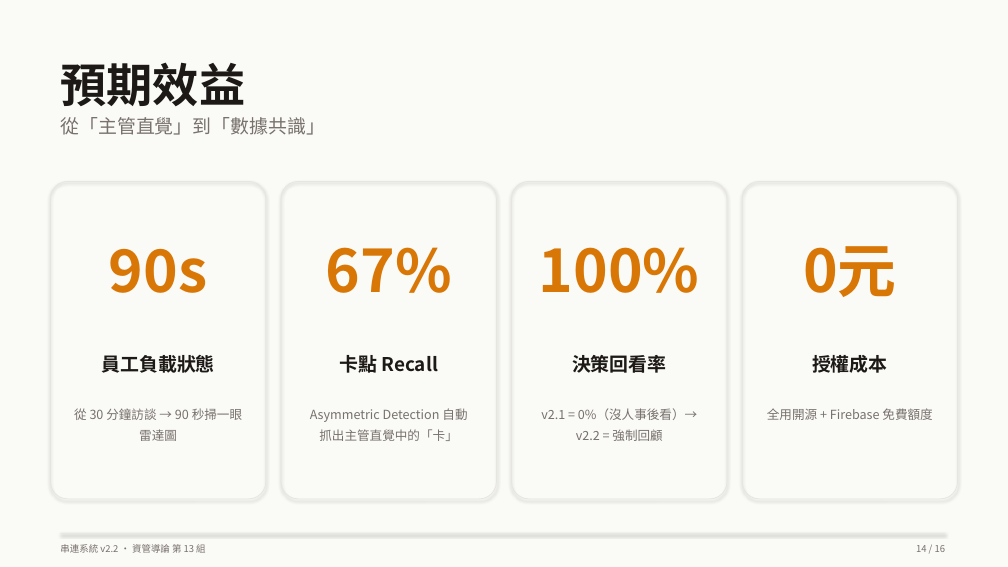
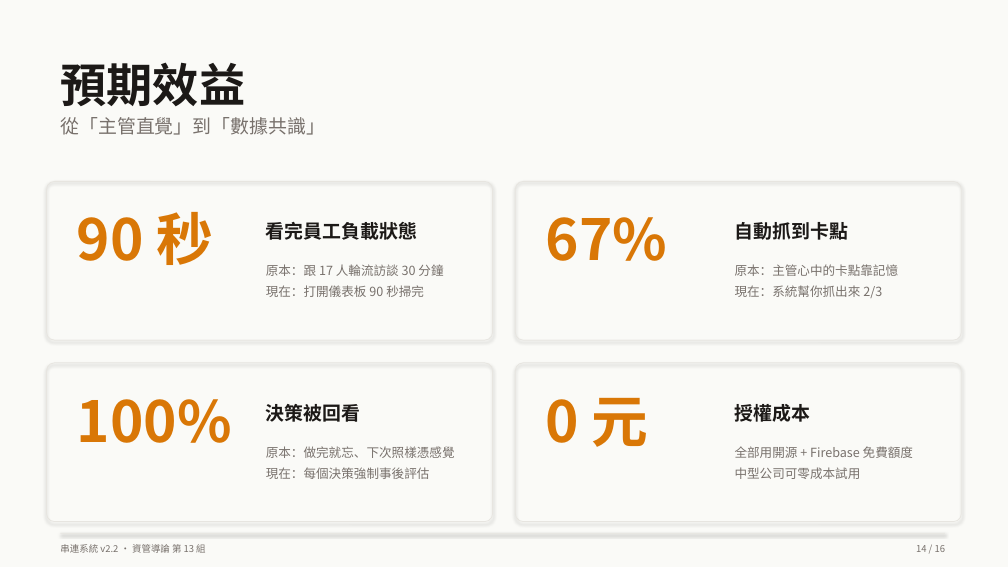
Before and after one commit to Peter2594/chuanlien-system-v2, a slide deck: slide 14 of docs/串連系統_簡報.pptx. Drawn at 1008x567 pixels with LibreOffice and Linux fonts; fonts in the diff are those of the drawing. Boxes give left, top, right and bottom in pixels: in the first picture for what was removed or moved away, otherwise in the second. Text is boxed around its words. In the diff, an @@ line names an element or a change of style, - is before the commit and + after.

```diff
--- a/docs/串連系統_簡報.pptx
+++ b/docs/串連系統_簡報.pptx
@@ rounded rectangle resized from (x1=51, y1=181, x2=266, y2=499) to (x1=47, y1=181, x2=493, y2=340) @@
@@ rounded rectangle resized from (x1=281, y1=181, x2=497, y2=499) to (x1=516, y1=181, x2=962, y2=340) @@
@@ text "67%" moved from (x1=326, y1=247, x2=452, y2=293) to (x1=546, y1=217, x2=668, y2=261) @@
@@ text "67%" at (x1=546, y1=217, x2=668, y2=261): size 56 to 54 pt; alignment centre to left; line spacing 1.2 to 1 @@
@@ text at (x1=77, y1=212, x2=214, y2=265): text changed; size 56 to 54 pt @@
-90s
+90 秒
@@ text at (x1=266, y1=222, x2=417, y2=240): text changed @@
-員工負載狀態
+看完員工負載狀態
@@ text at (x1=735, y1=222, x2=848, y2=240): text changed @@
-卡點 Recall
+自動抓到卡點
@@ text at (x1=266, y1=264, x2=443, y2=297): text changed @@
-從 30 分鐘訪談 → 90 秒掃一眼雷達圖
+原本：跟 17 人輪流訪談 30 分鐘
+現在：打開儀表板 90 秒掃完
@@ text at (x1=735, y1=264, x2=899, y2=298): text changed @@
-Asymmetric Detection 自動抓出主管直覺中的「卡」
+原本：主管心中的卡點靠記憶
+現在：系統幫你抓出來 2/3
@@ text removed at (x1=803, y1=246, x2=897, y2=297) @@
-0元
@@ proportions changed in 4 elements at (x1=47, y1=181, x2=493, y2=340), (x1=516, y1=363, x2=962, y2=522), (x1=516, y1=181, x2=962, y2=340), (x1=47, y1=363, x2=493, y2=522) @@
@@ rounded rectangle resized from (x1=512, y1=181, x2=727, y2=499) to (x1=47, y1=363, x2=493, y2=522) @@
@@ text "100%" at (x1=77, y1=399, x2=232, y2=443): size 56 to 54 pt; alignment centre to left; line spacing 1.2 to 1 @@
@@ text "100%" moved from (x1=539, y1=247, x2=700, y2=293) to (x1=77, y1=399, x2=232, y2=443) @@
@@ rounded rectangle resized from (x1=743, y1=181, x2=958, y2=499) to (x1=516, y1=363, x2=962, y2=522) @@
@@ text at (x1=266, y1=404, x2=361, y2=422): text changed @@
-決策回看率
+決策被回看
@@ text added at (x1=546, y1=397, x2=649, y2=447), 54 pt, text #D97706, bold @@
+0 元
@@ text "授權成本" moved from (x1=812, y1=355, x2=888, y2=373) to (x1=735, y1=404, x2=811, y2=422) @@
@@ text "授權成本" at (x1=735, y1=404, x2=811, y2=422): alignment centre to left @@
@@ text at (x1=266, y1=446, x2=455, y2=479): text changed @@
-v2.1 = 0%（沒人事後看）→ v2.2 = 強制回顧
+原本：做完就忘、下次照樣憑感覺
+現在：每個決策強制事後評估
@@ text at (x1=735, y1=446, x2=913, y2=479): text changed @@
-全用開源 + Firebase 免費額度
+全部用開源 + Firebase 免費額度
+中型公司可零成本試用
```
Also in this commit, not shown: 2 other slides changed, 1 other file.
